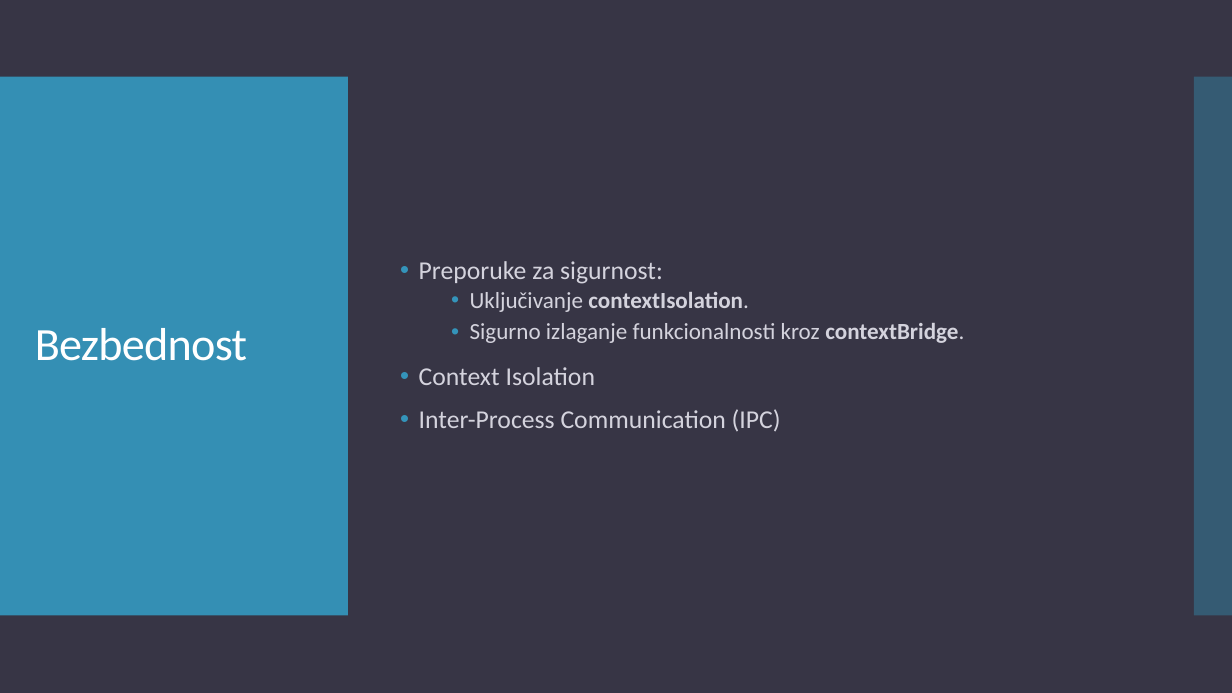
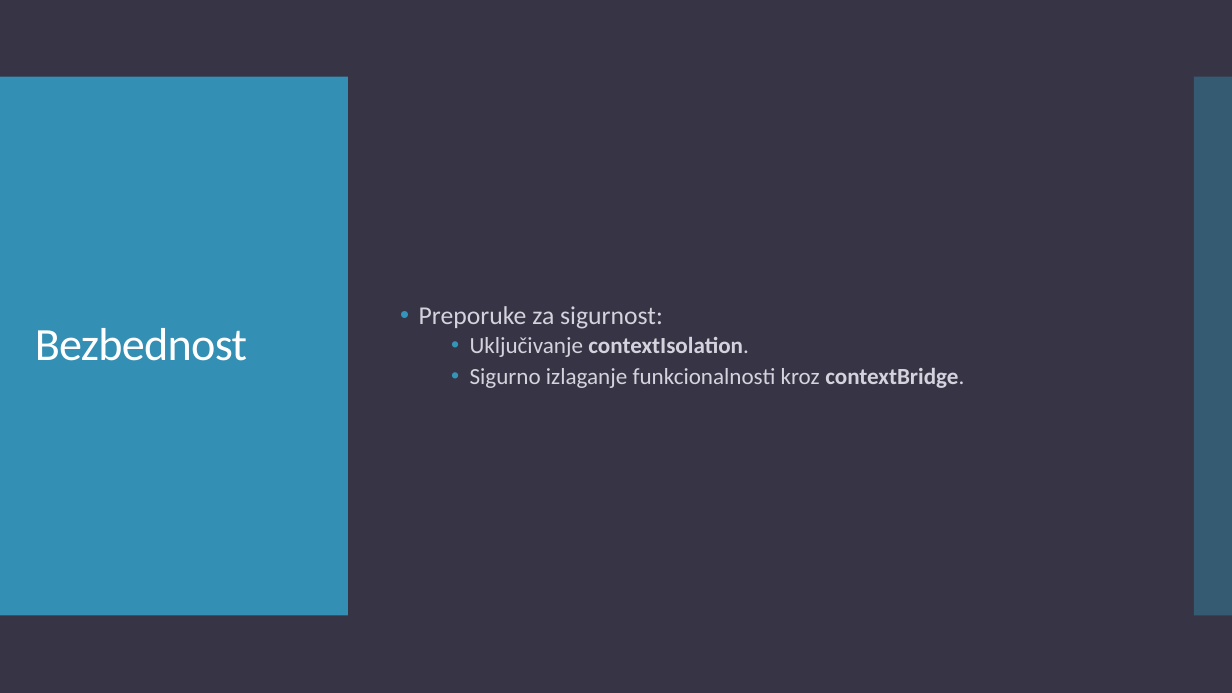
Before and after one commit to teodora18040cvetkovic/electron_react, a slide deck: slide 8 of Electron.pptx. Drawn at 1232x693 pixels with LibreOffice and Linux fonts; fonts in the diff are those of the drawing. Boxes give left, top, right and bottom in pixels: in the first picture for what was removed or moved away, otherwise in the second. Text is boxed around its words. In the diff, an @@ line names an element or a change of style, - is before the commit and + after.

Commit message:
presentation

```diff
--- a/Electron.pptx
+++ b/Electron.pptx
@@ text at <box>419,367,781,431</box>: paragraphs removed @@
-• Context Isolation
-• Inter-Process Communication (IPC)
```
Also in this commit, not shown: 2 slides added, 1 slide removed.
